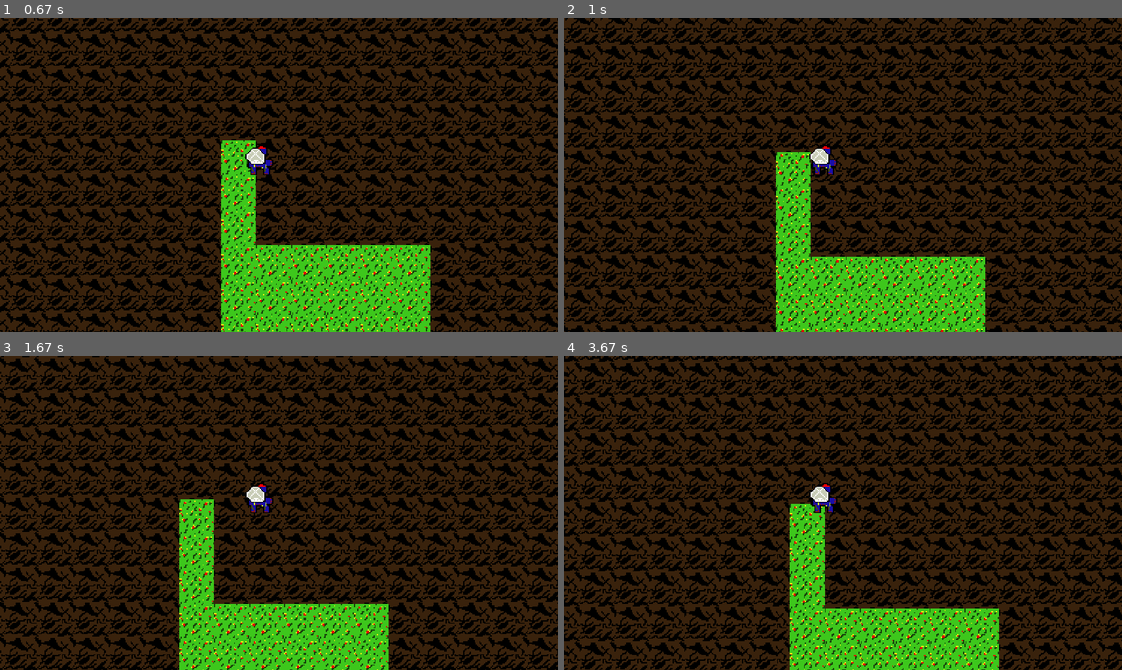
Above: before the commit, frames 1-4 (two rows, left to right).
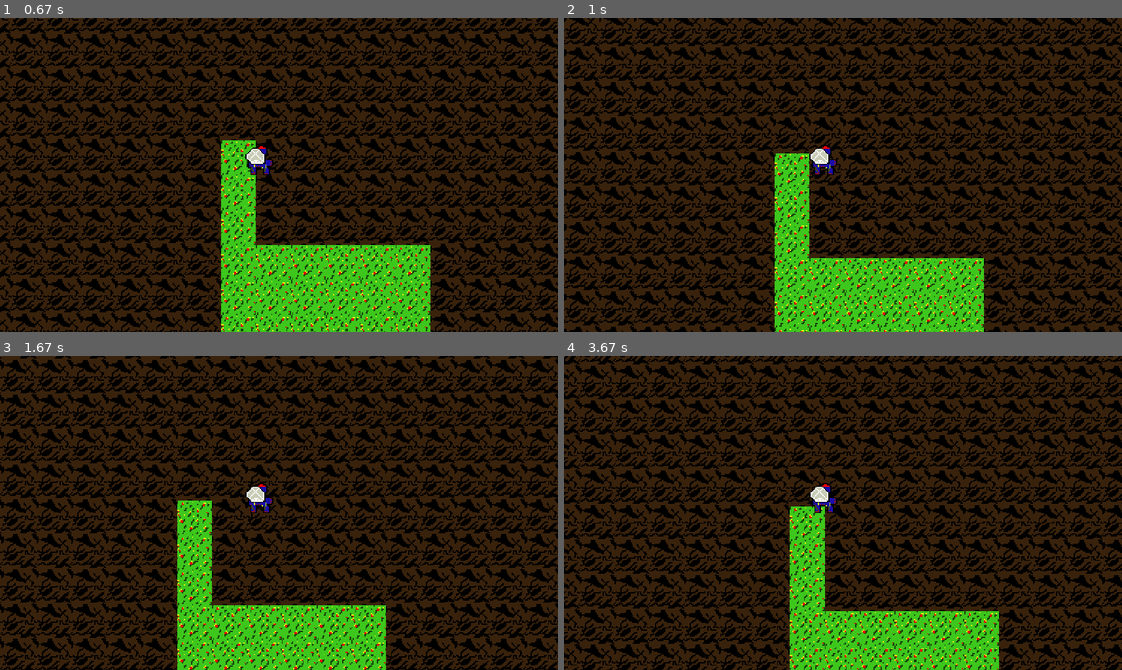
Above: after the commit, the same moments.

Repository: Brendon-Mendicino/pygame_test_2
Game: pygame game, started from main.py
The game is run twice, just before and just after one commit, with the same random seed, the same clock (stepped at 60 frames per second) and the same inputs.
Inputs:
- Up to frame 1 (0.67 s): hold Right from 0.33 s (still down)
- Up to frame 2 (1 s): release Right at 0.8 s; hold Up from 0.83 s (still down)
- Up to frame 3 (1.67 s): release Up at 1.13 s; hold Right 1.17-1.63 s
- Up to frame 4 (3.67 s): hold Left 1.67-2.2 s; hold Down 2.23-2.53 s; hold Left 2.57-2.97 s; hold Up 3-3.37 s; hold Right from 3.4 s (still down)

Frame 1 is identical in both runs. In frame 2, 28% of the frame differs, in the area x 0-100%, y 0-100%; in frame 3, 35%; in frame 4, 44%.

Commit message:
added update time for the sprites frames and new scale factor for the entity velocity

Diff:
--- a/entities/entity.py
+++ b/entities/entity.py
@@ -1,3 +1,4 @@
+import utilities as util
 import pygame as pyg
 
 # TODO: set a table for all possible animations
@@ -28,22 +29,34 @@
 
 class EntityAsset:
 
-    def __init__(self, type, animations_frames, sprites_paths):
+    def __init__(self, type, frames_speed, animation_frames, sprites_paths):
+        '''
+        type: animation type
+        frames_speed: number of frames showed every second
+        animation_frames:
+        sprites_paths: absolute path of the current sprites path
+        '''
         self.type = type
-        self.animations_frames = animations_frames
+        self.frames_speed = frames_speed        # frames showed every second
+        self.animation_frames = animation_frames
         self.sprites_paths = sprites_paths
 
     def get_type(self):
         return type
 
-    def get_animations_frames(self):
-        return self.animations_frames
+    def get_animation_frames(self):
+        return self.animation_frames
+
+    def get_frames_speed(self):
+        return self.frames_speed
 
     def get_sprites_paths(self):
         return self.sprites_paths
 
 
 class Entity:
+    scale = 100
+    sentinel_asset = EntityAsset(-1, 0, [], [])
 
     def __init__(self, ent_id, pos, size):
         '''
@@ -51,26 +64,26 @@
         size: size dello sprite
         '''
         self.ent_id = ent_id
-        self.x = pos[0]
-        self.y = pos[1]
-        self.dx = 0
-        self.dy = 0
+        self.x = pos[0]*self.scale
+        self.y = pos[1]*self.scale
+        self.delta_vx = 0
+        self.delta_vy = 0
         self.size = size
 
         self.curr_animation_type = IDLE
         self.curr_sprite_show = 0
         self.curr_sprite_vector_len = 0
-        self.assets = [EntityAsset(-1, [], []) for n in range(NUMBER_OF_ANIMATION_TYPE)]
+        self.assets = [self.sentinel_asset for n in range(NUMBER_OF_ANIMATION_TYPE)]
 
         self.stats = Stats()
 
-    def add_assets(self, type, animations_frames, sprites_paths):
-        self.assets[type] = EntityAsset(type, animations_frames, sprites_paths)
+    def add_assets(self, type, frames_speed, animation_frames, sprites_paths):
+        self.assets[type] = EntityAsset(type, frames_speed, animation_frames, sprites_paths)
 
     def get_sprites(self):
         assets_list = []
         for asset_type in self.assets:
-            if asset_type.get_type() == -1:
+            if asset_type == self.sentinel_asset:
                 assets_list.append(None)
             else:
                 assets_list.append( [pyg.image.load(sprite) for sprite in asset_type.get_sprites_paths()] )
@@ -78,14 +91,14 @@
         return assets_list
 
     def get_current_animation_info(self):
-        return [self.curr_animation_type, self.assets[self.curr_animation_type].get_animations_frames()]
+        return [self.curr_animation_type, self.assets[self.curr_animation_type].get_animation_frames()]
 
     def get_current_sprite_info(self):
         return [self.curr_animation_type, self.curr_sprite_show]
 
-    def move(self, dx, dy):
-        self.x += dx
-        self.y += dy
+    def move(self, delta_x, delta_y):
+        self.x += delta_x
+        self.y += delta_y
 
     def get_ent_id(self):
         return self.ent_id
@@ -93,27 +106,33 @@
     def set_animation_type(self, type):
         self.curr_animation_type = type
         self.curr_sprite_show = 0
-        self.curr_sprite_vector_len = len(self.assets[type].get_animations_frames())
+        self.curr_sprite_vector_len = len(self.assets[type].get_animation_frames())
 
     def update_sprite(self):
         self.curr_sprite_show = (self.curr_sprite_show + 1) % self.curr_sprite_vector_len
 
     def get_pos(self) -> tuple:
-        return (self.x, self.y)
+        return (self.x//self.scale, self.y//self.scale)
 
     def get_size(self) -> tuple:
         return self.size
 
     def get_center(self) -> tuple:
-        return (self.x+self.size[0], self.y+self.size[1])
+        return (self.x//self.scale+self.size[0], self.y//self.scale+self.size[1])
 
-    def update_position(self):
-        self.x += self.dx
-        self.y += self.dy
+    def update_position(self, delta_t):
+        # time in 'ms'
+        self.x += self.delta_vx * delta_t >> 3
+        self.y += self.delta_vy * delta_t >> 3
+        # division by 8, a bit faster than dividing by 10
 
-    def set_offset_speed(self, speed):
-        self.dx += speed[0]
-        self.dy += speed[1]
+    def set_offset_speed(self, velocity):
+        '''
+        The velocity is equal to: 100 mpx/s
+        ~> 100 millipixel/second
+        '''
+        self.delta_vx += velocity[0]
+        self.delta_vy += velocity[1]
 
     def update_stats(self):
         pass
--- a/entities/player.py
+++ b/entities/player.py
@@ -7,7 +7,7 @@
 
     def __init__(self, ent_id, pos):
         super().__init__(ent_id, pos, (30, 30))
-        super().add_assets(0, [0, 1, 2, 3],
+        super().add_assets(0, 10, [0, 1, 2, 3],
                 [ASSETS_PATH+'player/player_main_'+end for end in ['front.png', 'left.png', 'right.png', 'back.png']])
 
     def get_input_speed(self, speed):
--- a/main.py
+++ b/main.py
@@ -22,21 +22,24 @@
     FPS = 60
     loop = True
 
+    vel = 50
     event_key_case_down = {
-            pyg.K_DOWN: (0, 1),
-            pyg.K_UP: (0, -1),
-            pyg.K_RIGHT: (1, 0),
-            pyg.K_LEFT: (-1, 0),
+            pyg.K_DOWN: (0, vel),
+            pyg.K_UP: (0, -vel),
+            pyg.K_RIGHT: (vel, 0),
+            pyg.K_LEFT: (-vel, 0),
             }
     event_key_case_up = {
-            pyg.K_DOWN: (0, -1),
-            pyg.K_UP: (0, 1),
-            pyg.K_RIGHT: (-1, 0),
-            pyg.K_LEFT: (1, 0),
+            pyg.K_DOWN: (0, -vel),
+            pyg.K_UP: (0, vel),
+            pyg.K_RIGHT: (-vel, 0),
+            pyg.K_LEFT: (vel, 0),
             }
 
+    delta_t = 0
     while loop:
-        clock.tick(FPS)
+        # time in 'ms'
+        delta_t = clock.tick(FPS)
 
         for event in pyg.event.get():
             if event.type == pyg.QUIT:
@@ -51,7 +54,7 @@
                 pp.set_offset_speed(event_key_case_up[event.key])
 
         pp.update_sprite()
-        pp.update_position()
+        pp.update_position(delta_t)
 
         screen.update_entities_to_draw()
         screen.update_display_position(pp.get_center())
--- a/utilities/__init__.py
+++ b/utilities/__init__.py
@@ -1,2 +1,3 @@
 from utilities.screen import Screen
 from utilities.area import Area
+from utilities.spritesheetloader import SpriteSheetLoader
--- a/utilities/screen.py
+++ b/utilities/screen.py
@@ -35,7 +35,7 @@
 
     def __init__(self):
         self.entities = { 0: ent.Player(0, (0, 0)), }  # for testing
-        self.assets_list = {}
+        self.sprites_list = {}
         self.ent_to_draw = []  # [>id [>anim_type [>frame, ...], ...], ...]
 
         self.current_area = None
@@ -81,7 +81,7 @@
 
     def add_entity(self, entity: ent.Entity):
         self.entities[entity.get_ent_id()] = entity
-        self.assets_list[entity.get_ent_id()] = entity.get_sprites()
+        self.sprites_list[entity.get_ent_id()] = entity.get_sprites()
 
     def get_entities(self):
         return self.entities
@@ -106,7 +106,7 @@
 
     def get_sprite_by_id(self, id):
         sprite_id = self.entities[id].get_current_sprite_info()
-        return self.assets_list[id][sprite_id[0]][sprite_id[1]]
+        return self.sprites_list[id][sprite_id[0]][sprite_id[1]]
 
     def center_sprite_pos(self, pos):
         return (pos[0]-self.display_x_offset, pos[1]-self.display_y_offset)
@@ -116,6 +116,7 @@
         self.display_y_offset = new_center[1] - self.display_size[1] // 2
 
     def draw(self):
+        self.display.fill((0, 0, 0))
         # Area drawing -----------------
         x_start, y_start = self.display_x_offset // TILE_LEN, self.display_y_offset // TILE_LEN
         x_off, y_off = self.display_x_offset % TILE_LEN, self.display_y_offset % TILE_LEN
@@ -132,6 +133,5 @@
                     self.get_sprite_by_id(id),
                     self.center_sprite_pos(self.entities[id].get_pos()))
 
-
         self.window_surface.blit(pyg.transform.scale(self.display, self.window_size), (0, 0))
         pyg.display.update()
--- /dev/null
+++ b/utilities/spritesheetloader.py
@@ -0,0 +1,6 @@
+
+
+class SpriteSheetLoader:
+
+    def __init__(self):
+        pass
